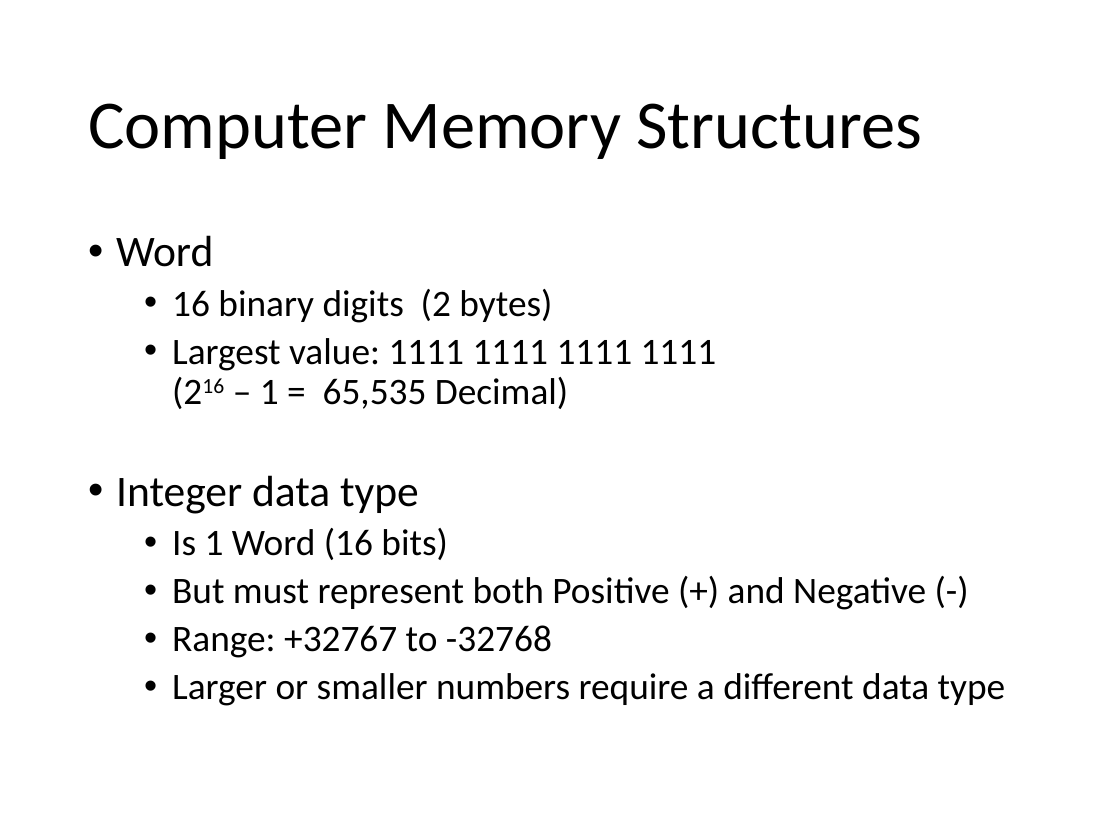
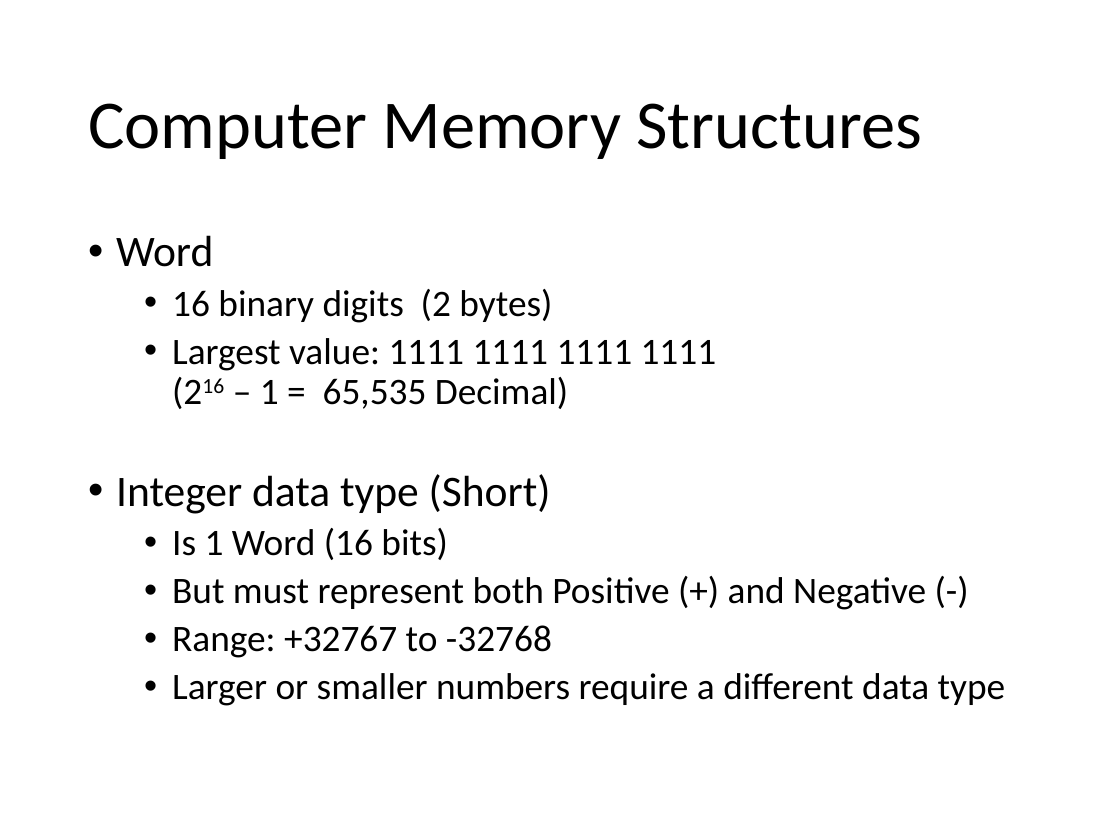
Before and after one commit to optimalcore/ICS2O0, a slide deck: slide 14 of Topic A Computer Concepts/BinaryNumbers.pptx (slide 12 before the commit). Drawn at 1120x840 pixels with LibreOffice and Linux fonts; fonts in the diff are those of the drawing. Boxes give left, top, right and bottom in pixels: in the first picture for what was removed or moved away, otherwise in the second. Text is boxed around its words. In the diff, an @@ line names an element or a change of style, - is before the commit and + after.

```diff
--- a/Topic A Computer Concepts/BinaryNumbers.pptx
+++ b/Topic A Computer Concepts/BinaryNumbers.pptx
@@ text at box(116, 474, 551, 514): text changed @@
-• Integer data type
+• Integer data type (Short)
```
Also in this commit, not shown: 3 other slides changed, 5 slides added, 2 slides removed.
